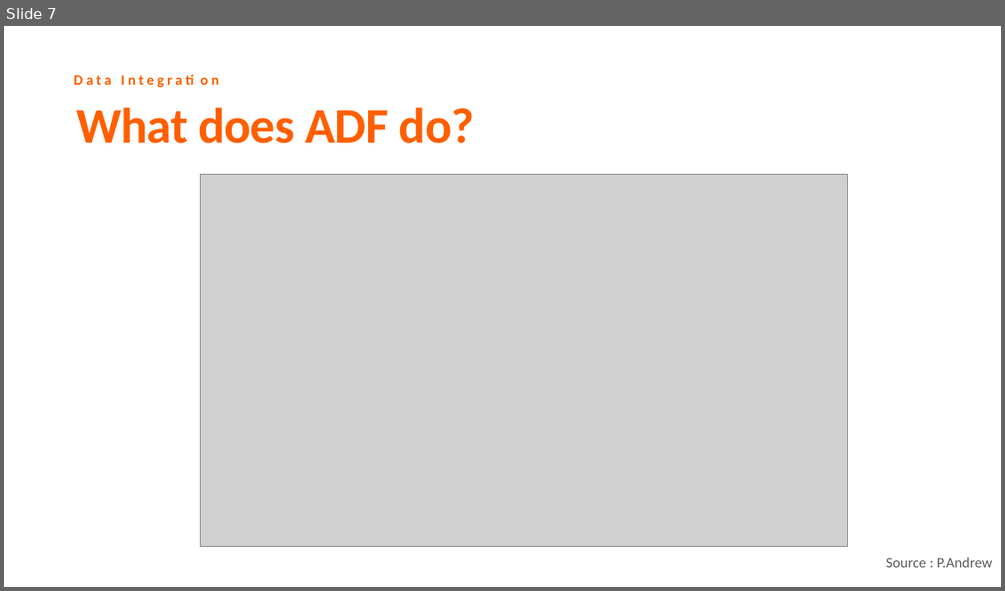
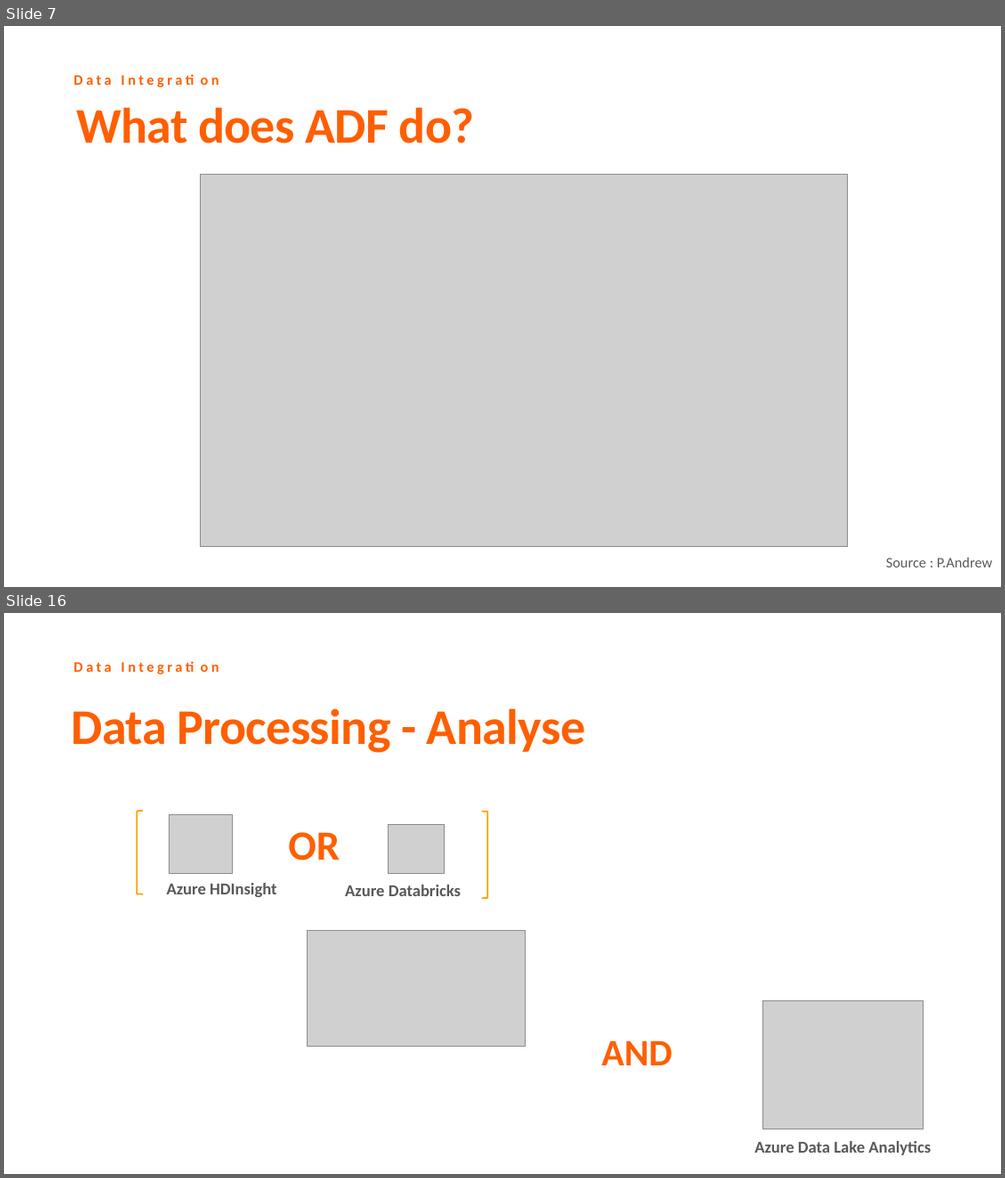
Before and after one commit to cloud4yourdata/CommunityEvents, a slide deck: AzureFPMeetup/OnPremCloudDataIntegration.pptx. Shown one above the other, each under a label of ours: slide 7 before the commit, slides 7 and 16 after it; the slides between them are not shown. The pictures are 1005x591 and 1005x1178 pixels, drawn with LibreOffice and Linux fonts; fonts in the diff are those of the drawing; grey boxes stand for pictures; background and template pictures are left out. Boxes give left, top, right and bottom in pixels: in the first picture for what was removed or moved away, otherwise in the second. Text is boxed around its words. In the diff, an @@ line names an element or a change of style, - is before the commit and + after.

```diff
--- a/AzureFPMeetup/OnPremCloudDataIntegration.pptx
+++ b/AzureFPMeetup/OnPremCloudDataIntegration.pptx
@@ slide 16 added at [4,613,1001,1174], background #FFFFFF; not listed: 1 template element that a slide beside it also shows @@
@@ text added at [177,708,585,753], 48 pt, text #FF5F00, bold @@
+Data Processing - Analyse
@@ group added at [138,811,488,898]: 3 texts, 2 pictures, 1 left bracket, 1 right bracket @@
+Azure HDInsight
+Azure Databricks
+OR
@@ picture added at [307,930,526,1046] @@
@@ picture added at [762,1001,923,1129] @@
@@ text added at [601,1040,672,1065], 36 pt, text #FF5F00, bold @@
+AND
@@ text added at [754,1141,930,1155], 16 pt, text #595959, bold @@
+Azure Data Lake Analytics
```
Also in this commit, not shown: 3 slides changed, 10 other slides added, 36 other files.
